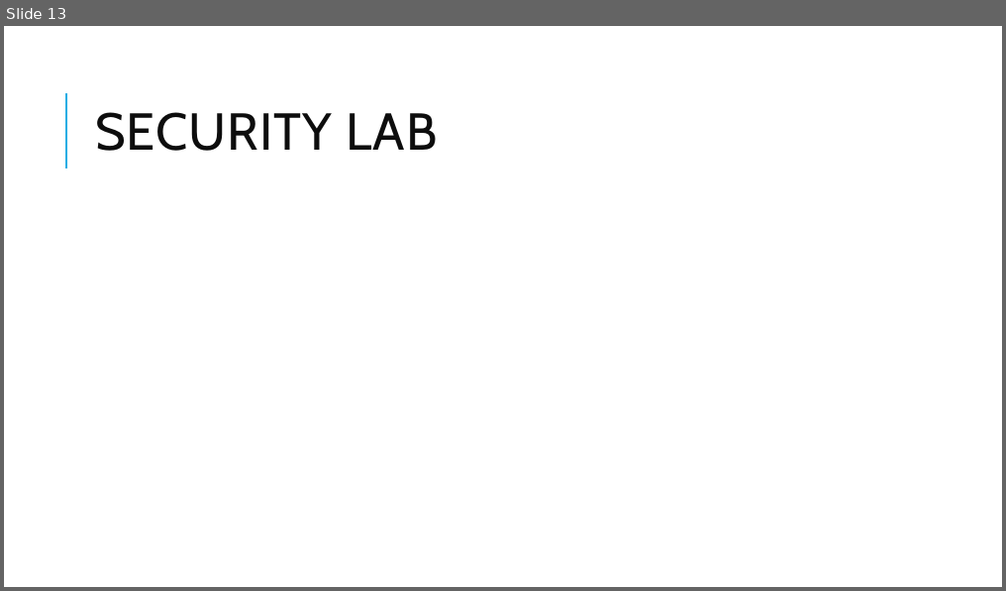
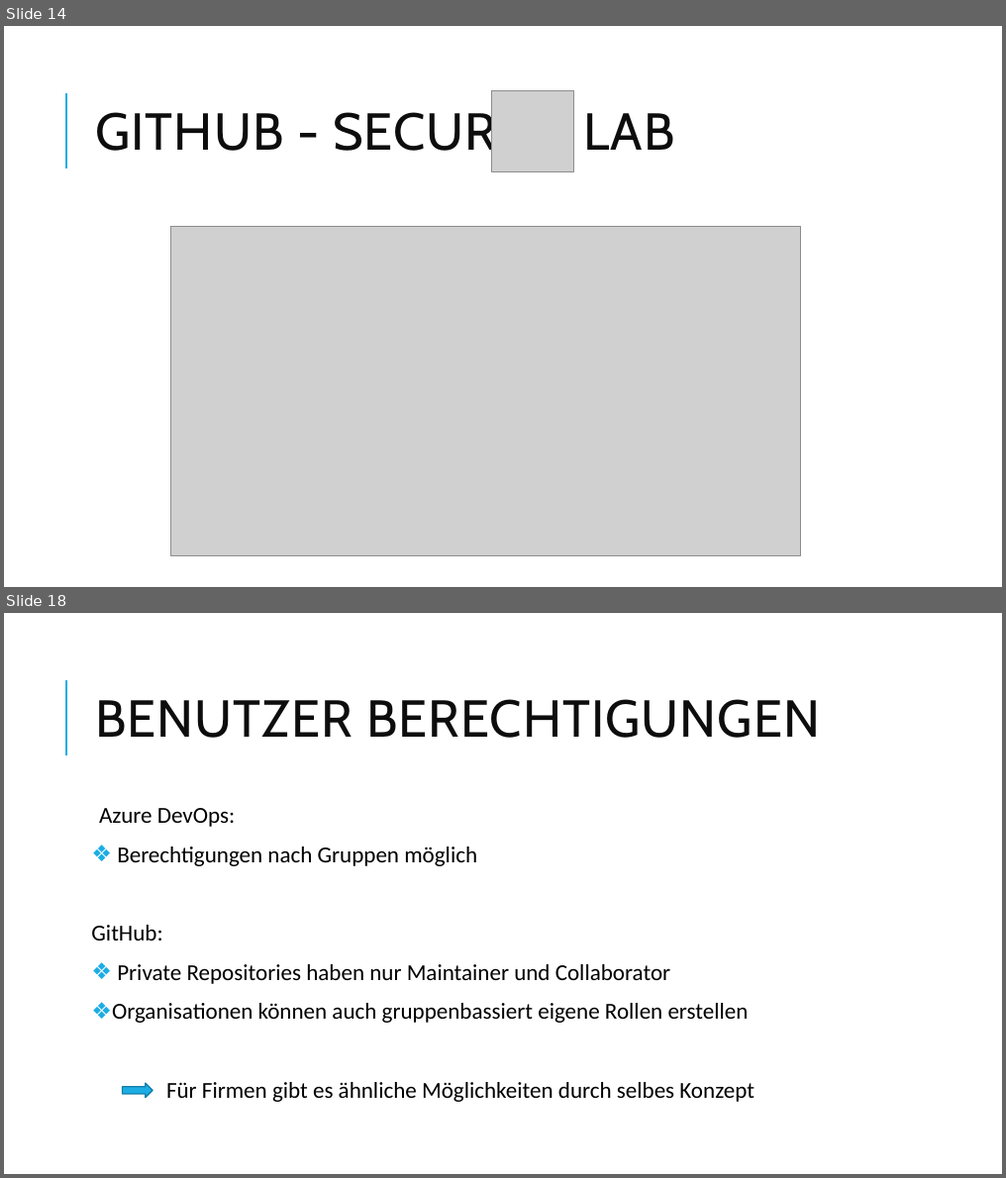
Before and after one commit to FlowBYRN/DevSecOps, a slide deck: DevSecOps-Präsentation.pptx. Shown one above the other, each under a label of ours: slide 13 before the commit, slides 14 and 18 after it; the slides between them are not shown. The pictures are 1006x591 and 1006x1178 pixels, drawn with LibreOffice and Linux fonts; fonts in the diff are those of the drawing; grey boxes stand for pictures. Boxes give left, top, right and bottom in pixels: in the first picture for what was removed or moved away, otherwise in the second. Text is boxed around its words. In the diff, an @@ line names an element or a change of style, - is before the commit and + after.

```diff
--- a/DevSecOps-Präsentation.pptx
+++ b/DevSecOps-Präsentation.pptx
@@ slide 18 added at [4, 613, 1002, 1174], background #FFFFFF; not listed: 1 template element that a slide beside it also shows @@
@@ title added at [95, 699, 820, 738], 50 pt, text #0D0D0D @@
+BENUTZER BERECHTIGUNGEN
@@ text added at [91, 808, 754, 1102], 22 pt, text #000000 @@
+  Azure DevOps:
+❖ Berechtigungen nach Gruppen möglich
+GitHub:
+❖ Private Repositories haben nur Maintainer und Collaborator
+❖ Organisationen können auch gruppenbassiert eigene Rollen erstellen
+Für Firmen gibt es ähnliche Möglichkeiten durch selbes Konzept
@@ right arrow added at [122, 1083, 152, 1097], fill #1CADE4, outline #1580A9 1.25 pt @@
@@ what was slide 13 is now slide 14 @@
@@ slide 14 changed as well @@
@@ title at [95, 106, 674, 162]: text changed @@
-SECURITY LAB
+GITHUB - SECURITY LAB
@@ picture added at [492, 91, 574, 172] @@
@@ picture added at [170, 227, 801, 556] @@
```
Also in this commit, not shown: 8 other slides changed, 7 other slides added, 7 slides removed, 10 other files.
